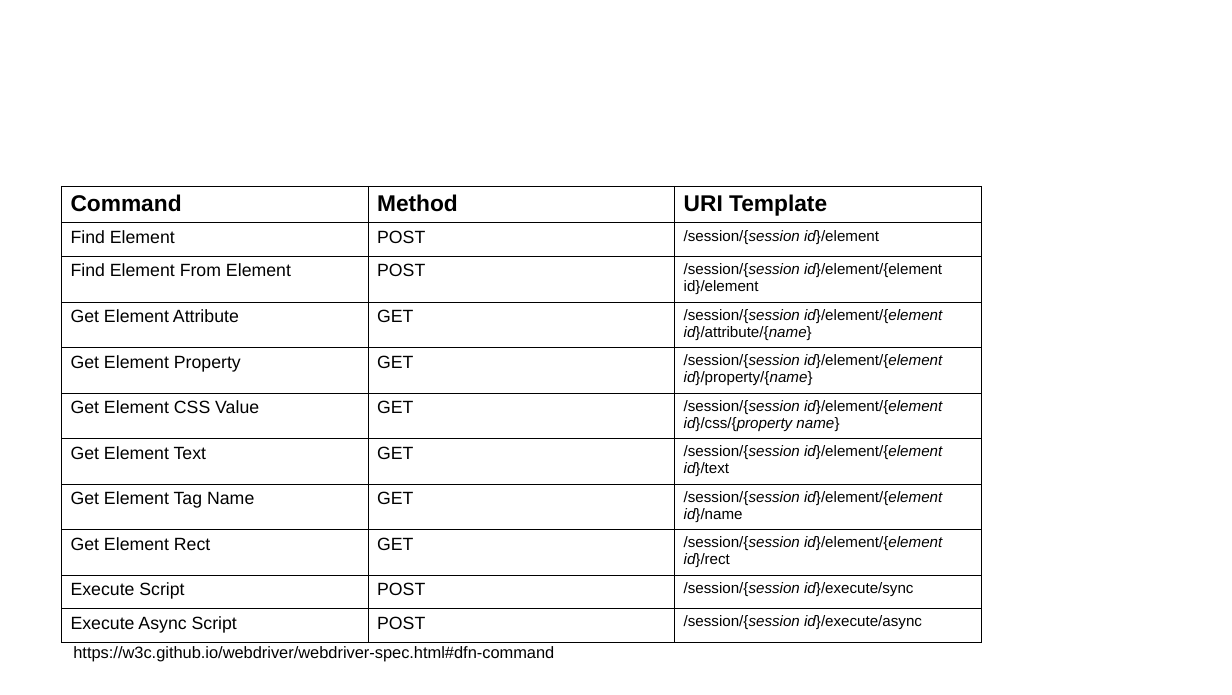
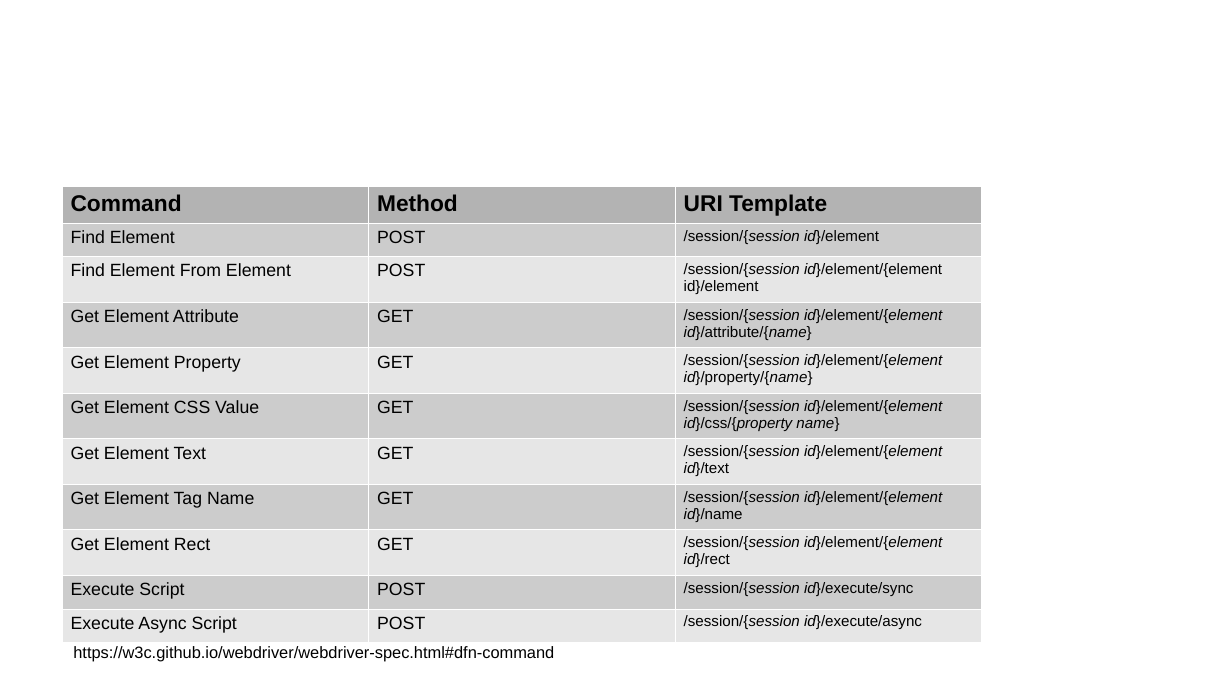
Before and after one commit to sergueik/selenium_java, a slide deck: slide 7 of protractor/protractor.odp. Drawn at 1232x695 pixels with LibreOffice and Linux fonts; fonts in the diff are those of the drawing; background and template pictures are left out. Boxes give left, top, right and bottom in pixels: in the first picture for what was removed or moved away, otherwise in the second. Text is boxed around its words. In the diff, an @@ line names an element or a change of style, - is before the commit and + after.

```diff
--- a/protractor/protractor.odp
+++ b/protractor/protractor.odp
@@ table at <box>62,187,982,637</box> @@
@@ fill none to #B3B3B3 in row 1 @@
@@ fill none to #CCCCCC in 15 cells @@
@@ fill none to #E6E6E6 in 15 cells @@
@@ borders changed @@
```
Also in this commit, not shown: 5 other slides changed.
